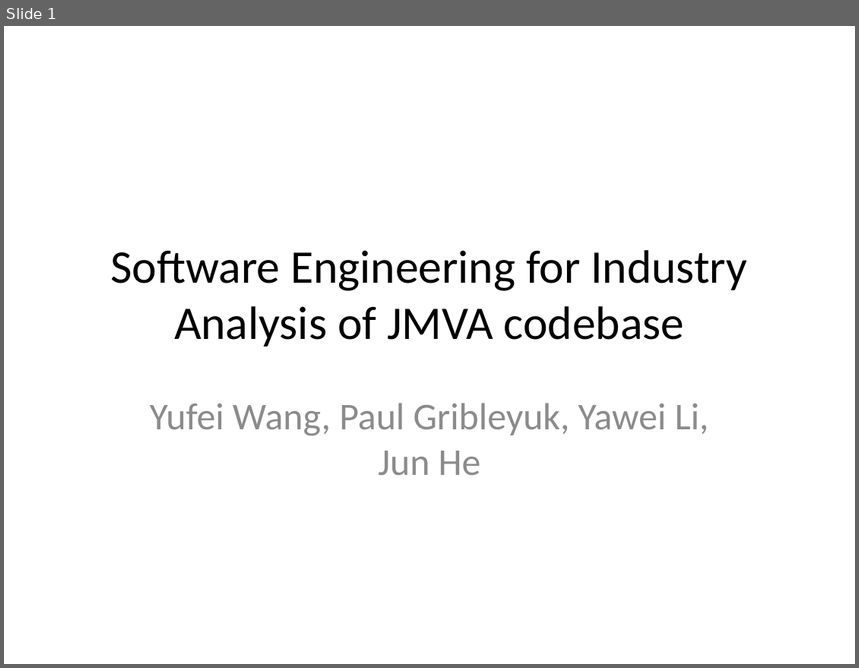
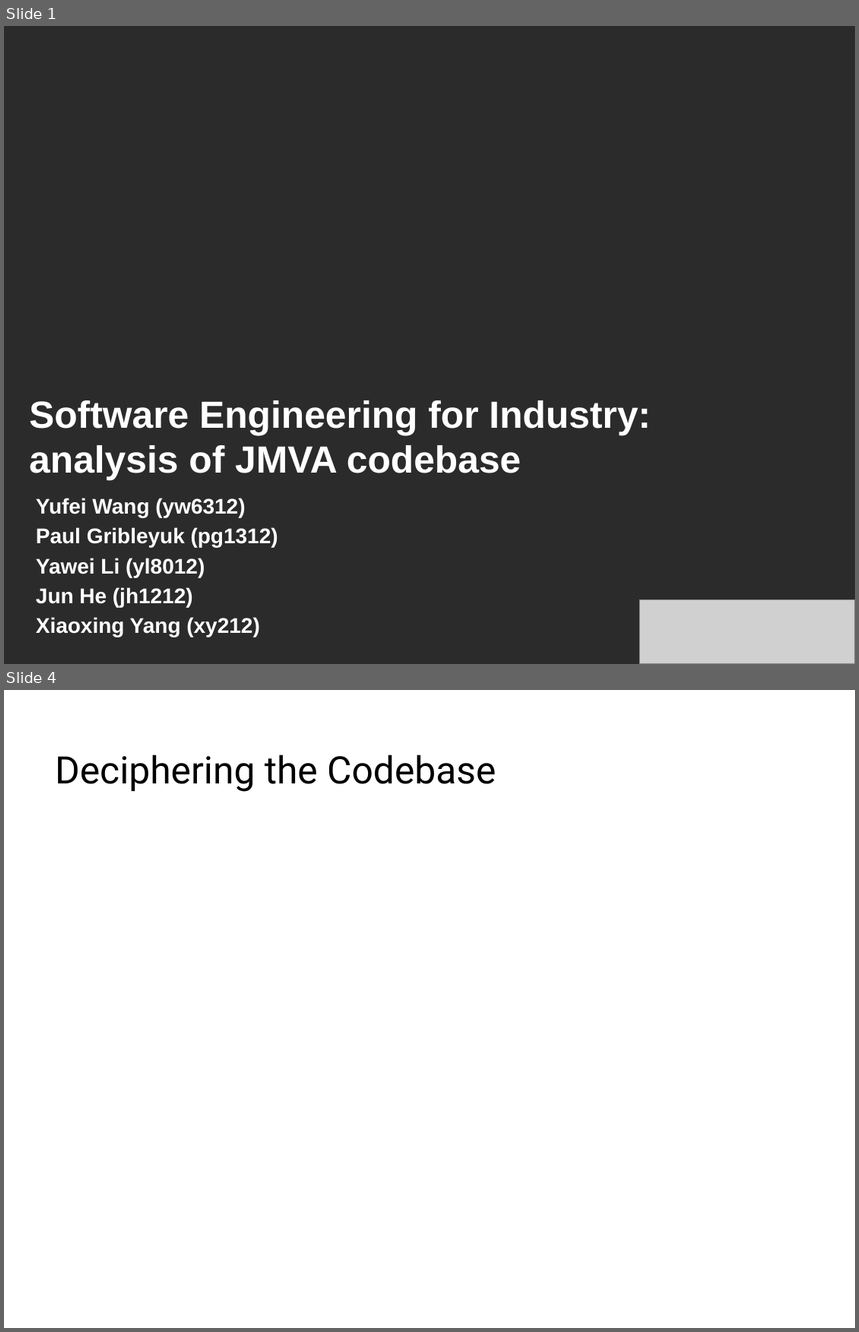
Before and after one commit to pavelgrib/SE_CW1, a slide deck: jmva_presentation.pptx. Shown one above the other, each under a label of ours: slide 1 before the commit, slides 1 and 4 after it; the slides between them are not shown. The pictures are 859x668 and 859x1332 pixels, drawn with LibreOffice and Linux fonts; fonts in the diff are those of the drawing; grey boxes stand for pictures; background and template pictures are left out; a plain dark background stands for a picture behind light text. Boxes give left, top, right and bottom in pixels: in the first picture for what was removed or moved away, otherwise in the second. Text is boxed around its words. In the diff, an @@ line names an element or a change of style, - is before the commit and + after.

```diff
--- a/jmva_presentation.pptx
+++ b/jmva_presentation.pptx
@@ slide 4 added at <box>4,690,855,1328</box>, background picture (left out) @@
@@ title added at <box>55,755,496,792</box>, 32 pt, text #000000 @@
+Deciphering the Codebase
@@ slide 1 changed as well @@
@@ background #FFFFFF to picture (left out) @@
@@ title at <box>29,401,651,481</box>: text changed; size 39.6 to 32 pt; font Calibri to Arial; text colour #000000 to #FFFFFF; bold on @@
-Software Engineering for Industry
-Analysis of JMVA codebase
+Software Engineering for Industry: analysis of JMVA codebase
@@ subtitle at <box>36,498,278,637</box>: text changed; size 32 to 18 pt; font Calibri to Arial; text colour #8C8C8C to #FFFFFF; bold on @@
-Yufei Wang, Paul Gribleyuk, Yawei Li, Jun He
+Yufei Wang (yw6312)
+Paul Gribleyuk (pg1312)
+Yawei Li (yl8012)
+Jun He (jh1212)
+Xiaoxing Yang (xy212)
@@ picture added at <box>640,600,855,664</box> @@
```
Also in this commit, not shown: 2 other slides added, 8 other files.
